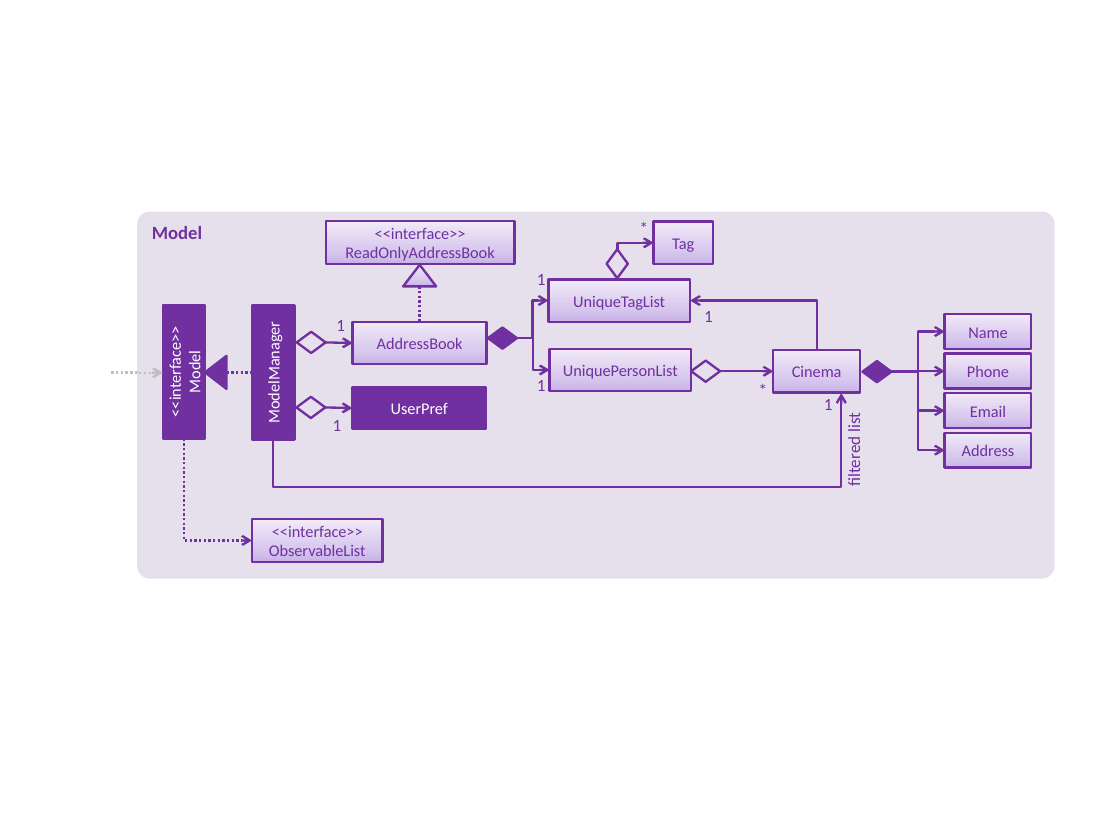
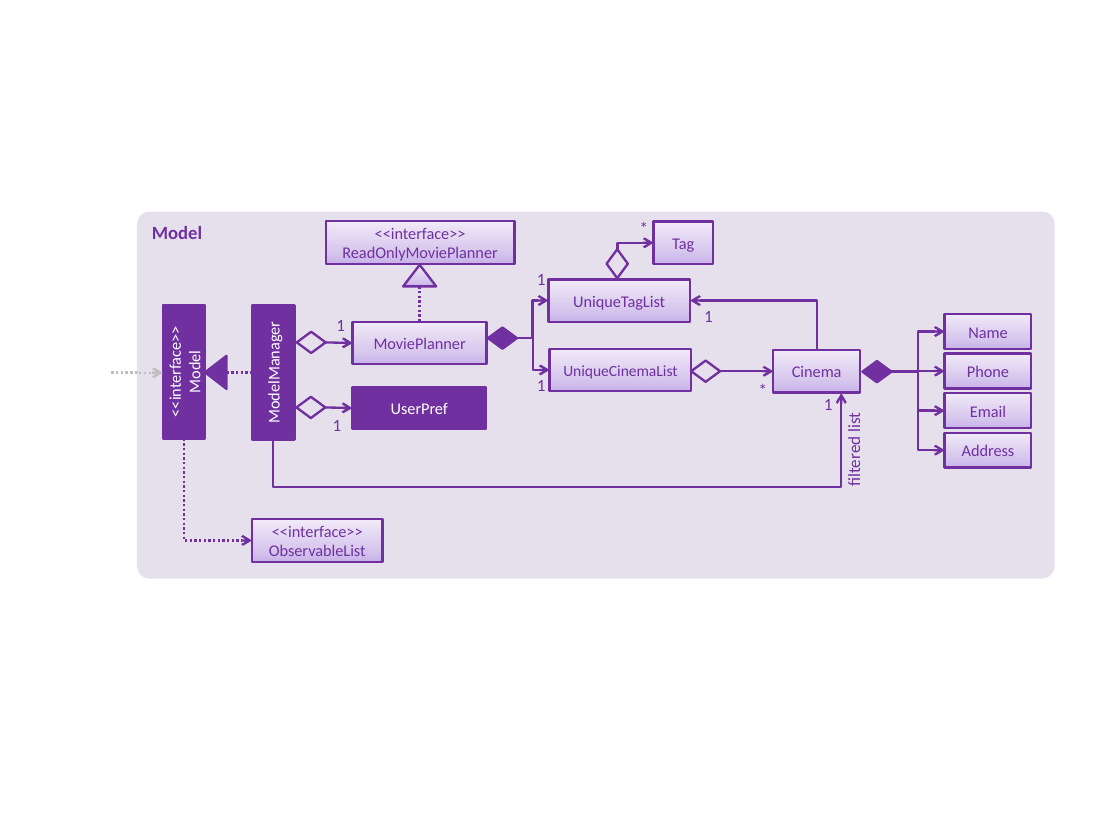
Before and after one commit to tinyjy94/main, a slide deck: slide 1 of docs/diagrams/ModelComponentClassDiagram.pptx. Drawn at 1120x840 pixels with LibreOffice and Linux fonts; fonts in the diff are those of the drawing. Boxes give left, top, right and bottom in pixels: in the first picture for what was removed or moved away, otherwise in the second. Text is boxed around its words. In the diff, an @@ line names an element or a change of style, - is before the commit and + after.

```diff
--- a/docs/diagrams/ModelComponentClassDiagram.pptx
+++ b/docs/diagrams/ModelComponentClassDiagram.pptx
@@ text in rectangle at bbox=[342, 228, 497, 261]: text changed @@
-<<interface>>
-ReadOnlyAddressBook
+<<interface>>
+ReadOnlyMoviePlanner
@@ text in rectangle at bbox=[374, 338, 466, 349]: text changed @@
-AddressBook
+MoviePlanner
@@ text in rectangle at bbox=[563, 365, 677, 379]: text changed; size 10.5 to 10 pt @@
-UniquePersonList
+UniqueCinemaList
```
Also in this commit, not shown: 14 other files.
